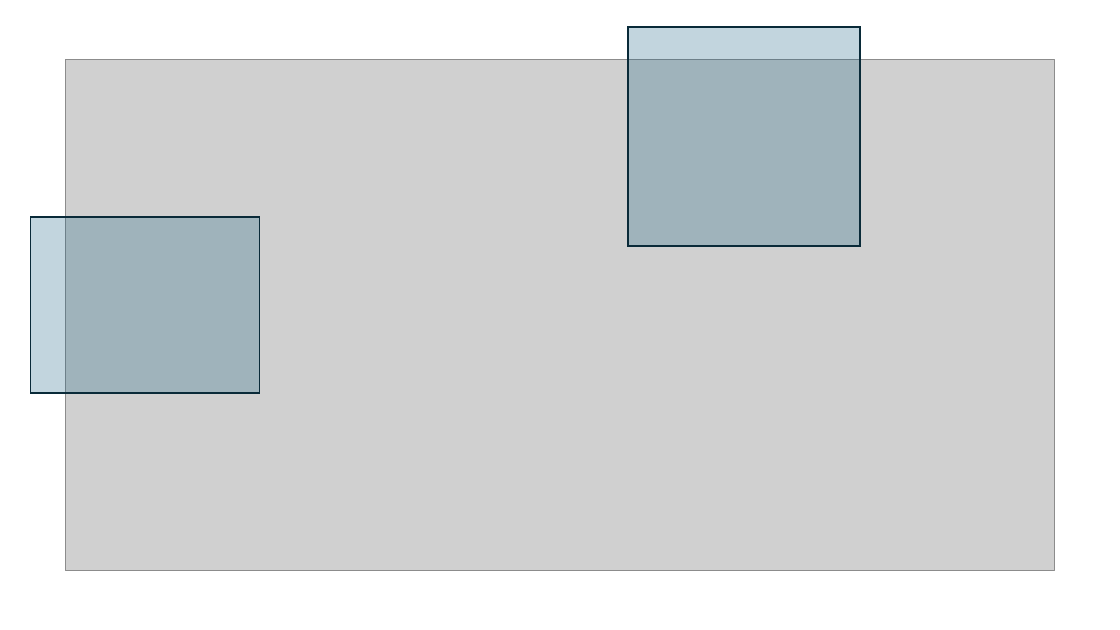
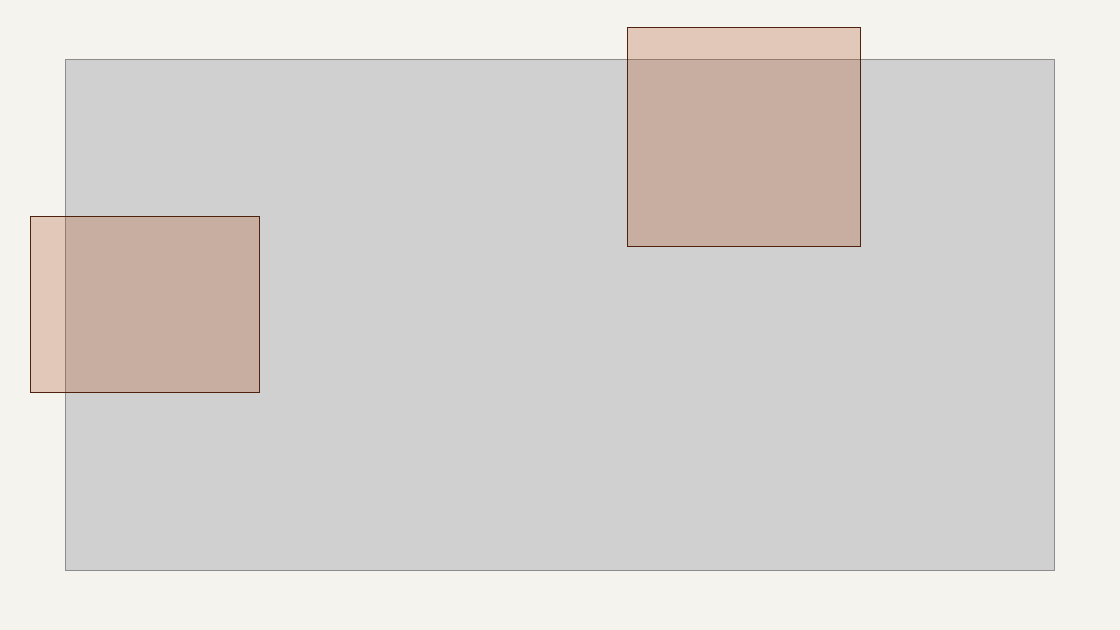
Before and after one commit to maelstromdat/MediTechBigData, a slide deck: slide 54 of 8. the EU PENTION PRoject.pptx (slide 9 before the commit). Drawn at 1120x630 pixels with LibreOffice and Linux fonts; fonts in the diff are those of the drawing; grey boxes stand for pictures. Boxes give left, top, right and bottom in pixels: in the first picture for what was removed or moved away, otherwise in the second. Text is boxed around its words. In the diff, an @@ line names an element or a change of style, - is before the commit and + after.

```diff
--- a/8. the EU PENTION PRoject.pptx
+++ b/8. the EU PENTION PRoject.pptx
@@ background #FFFFFF to #F4F3EE @@
@@ rectangle at [628, 27, 860, 246]: fill #156082 at 26% opacity to #B24E1E at 26% opacity; outline #092A39 1.5 pt to #4E220D 1 pt @@
@@ rectangle at [30, 217, 260, 392]: fill #156082 at 26% opacity to #B24E1E at 26% opacity; outline #092A39 1.5 pt to #4E220D 1 pt @@
```
Also in this commit, not shown: 12 other slides changed, 55 slides added, 8 slides removed.
